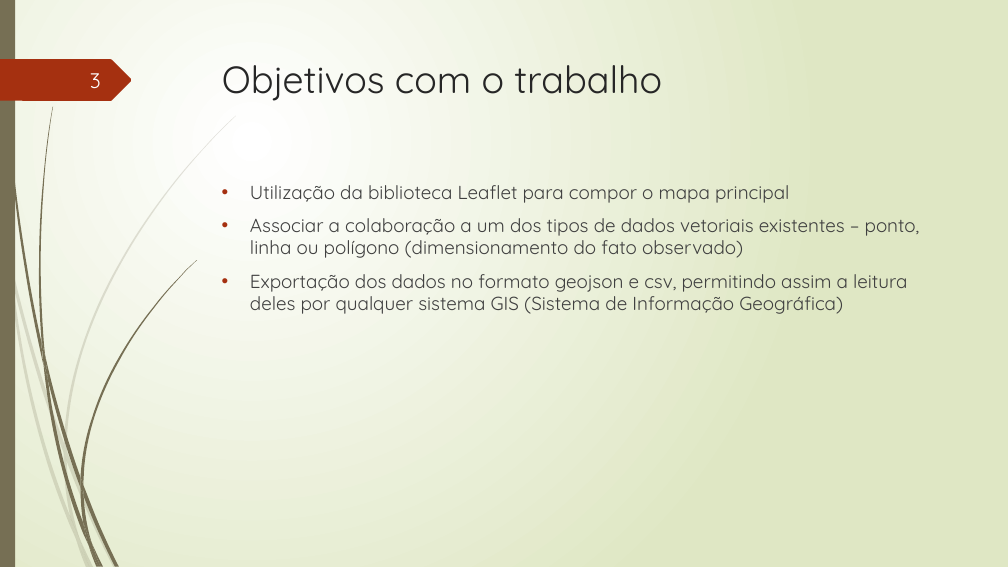
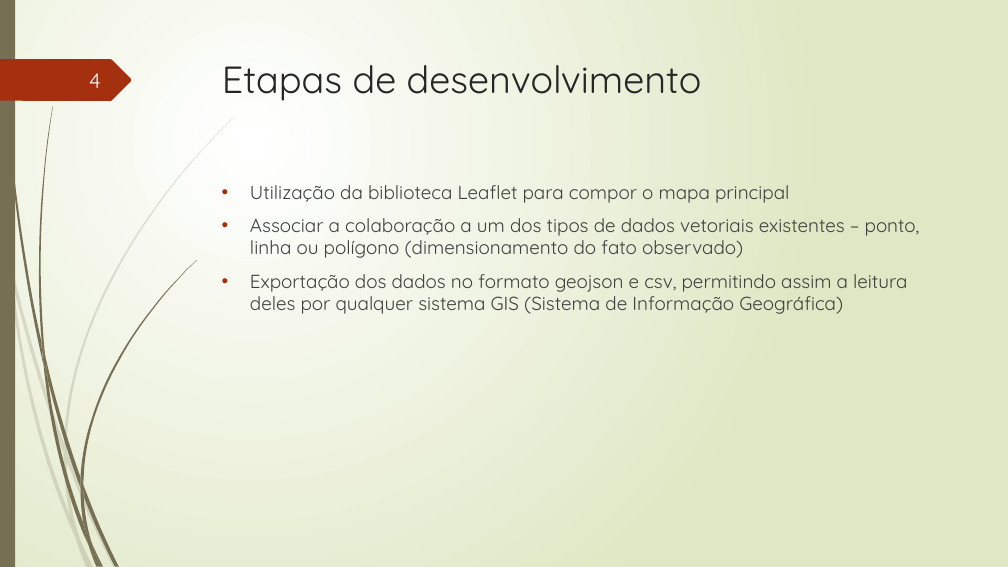
Before and after one commit to TavaresCarlos/TCC, a slide deck: slide 4 of apresentação-do-sistema/apresentação-02.pptx (slide 3 before the commit). Drawn at 1008x567 pixels with LibreOffice and Linux fonts; fonts in the diff are those of the drawing. Boxes give left, top, right and bottom in pixels: in the first picture for what was removed or moved away, otherwise in the second. Text is boxed around its words. In the diff, an @@ line names an element or a change of style, - is before the commit and + after.

```diff
--- a/apresentação-do-sistema/apresentação-02.pptx
+++ b/apresentação-do-sistema/apresentação-02.pptx
@@ page number at bbox=[89, 73, 101, 88]: text changed @@
-3
+4
@@ title at bbox=[222, 65, 702, 101]: text changed @@
-Objetivos com o trabalho
+Etapas de desenvolvimento
```
Also in this commit, not shown: 5 other slides changed, 9 slides added, 5 slides removed, 11 other files.
